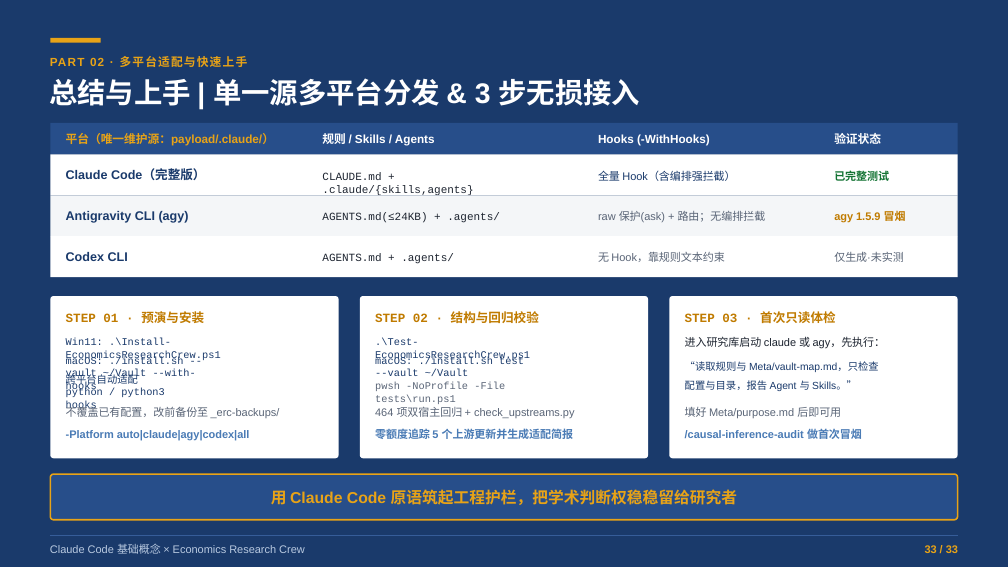
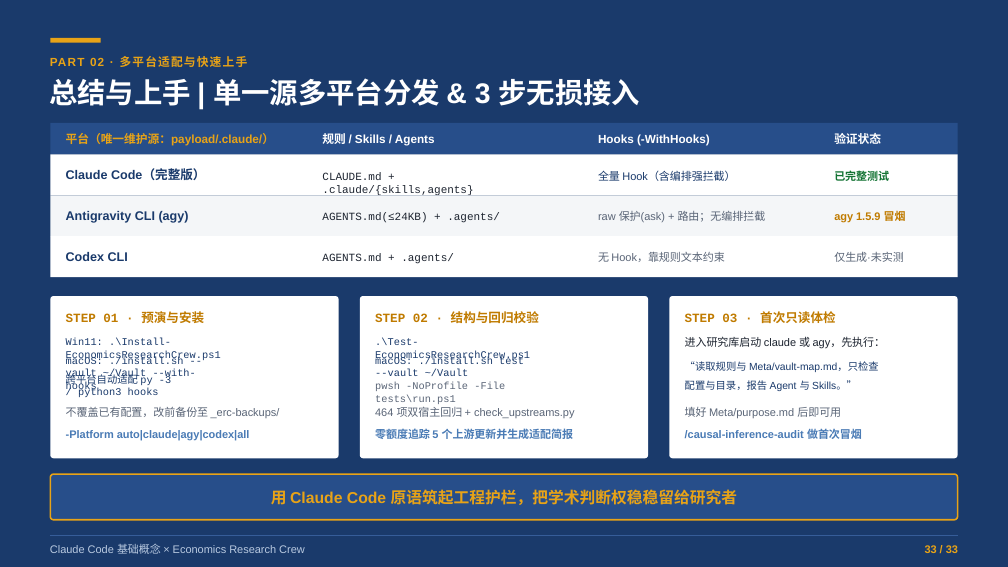
Before and after one commit to shjzzzz/Economics-Research-Crew, a slide deck: slide 33 of Claude_Code_基础与_Economics_Research_Crew_实战.pptx. Drawn at 1008x567 pixels with LibreOffice and Linux fonts; fonts in the diff are those of the drawing. Boxes give left, top, right and bottom in pixels: in the first picture for what was removed or moved away, otherwise in the second. Text is boxed around its words. In the diff, an @@ line names an element or a change of style, - is before the commit and + after.

```diff
--- a/Claude_Code_基础与_Economics_Research_Crew_实战.pptx
+++ b/Claude_Code_基础与_Economics_Research_Crew_实战.pptx
@@ text at [66, 373, 171, 397]: text changed @@
-跨平台自动适配 python / python3 hooks
+跨平台自动适配 py -3 / python3 hooks
```
Also in this commit, not shown: 3 other slides changed.
